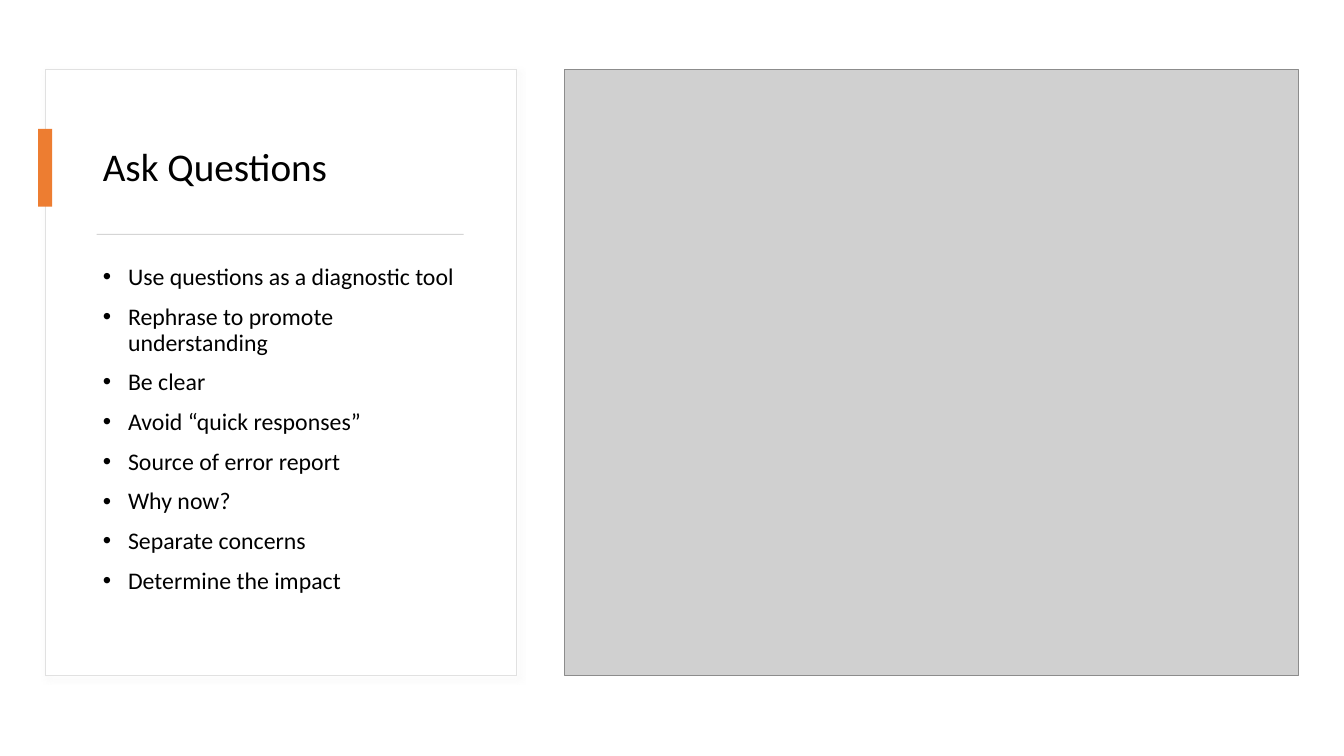
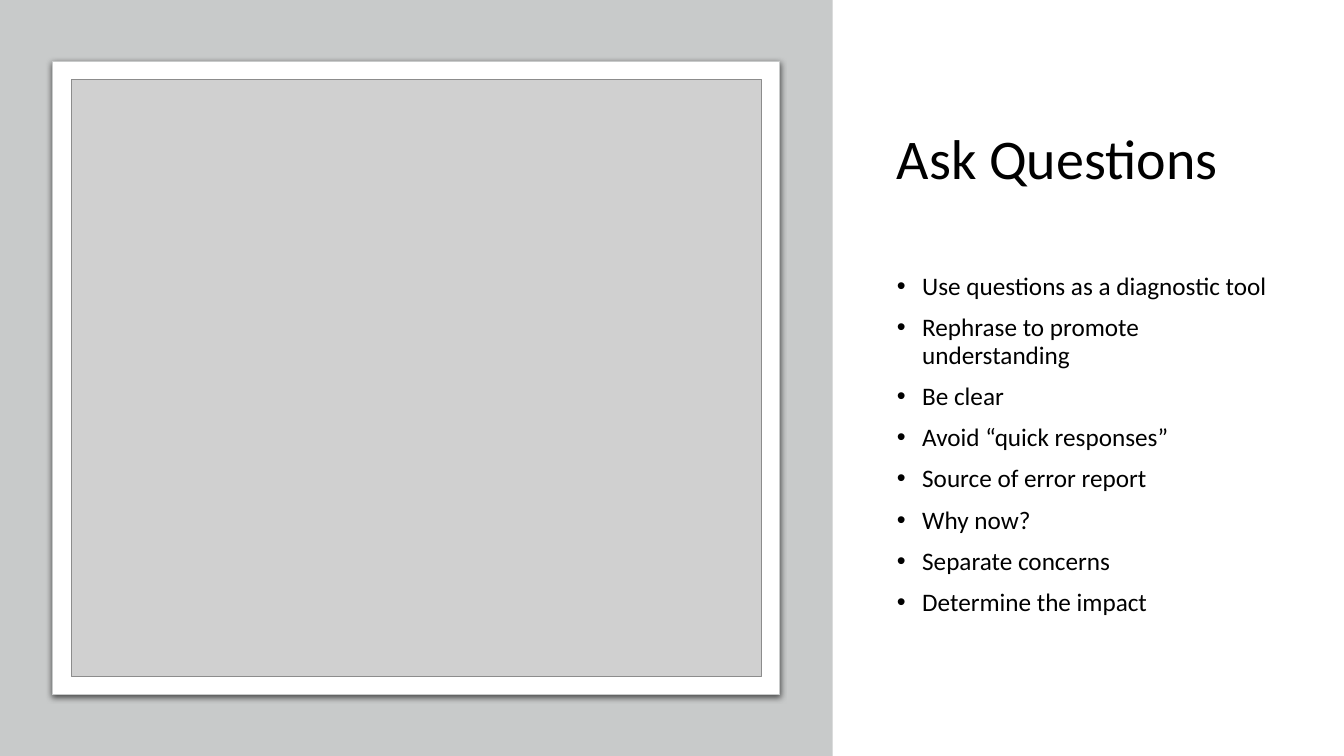
Before and after one commit to qbalsdon/qbalsdon.github.io, a slide deck: slide 5 of presentations/prod_support.pptx (slide 4 before the commit). Drawn at 1344x756 pixels with LibreOffice and Linux fonts; fonts in the diff are those of the drawing; grey boxes stand for pictures. Boxes give left, top, right and bottom in pixels: in the first picture for what was removed or moved away, otherwise in the second. Text is boxed around its words. In the diff, an @@ line names an element or a change of style, - is before the commit and + after.

```diff
--- a/presentations/prod_support.pptx
+++ b/presentations/prod_support.pptx
@@ rectangle added at (0,0,833,756), fill #C8CACA @@
@@ rectangle removed at (45,70,517,676) @@
@@ rounded rectangle added at (52,62,779,695), fill #FFFFFF, outline #C8CACA 0.75 pt @@
@@ picture: place and size @@
-picture at (565,70,1299,676)
+picture at (71,80,761,677)
@@ title "Ask Questions": place and size @@
-title "Ask Questions" at (103,153,327,187)
+title "Ask Questions" at (897,140,1217,187)
@@ title "Ask Questions" at (897,140,1217,187): size 28 to 40 pt @@
@@ rectangle removed at (38,129,52,207) @@
@@ rectangle removed at (97,234,464,235) @@
@@ text "Use questions as a diagnostic ...": place and size @@
-text "Use questions as a diagnostic ..." at (128,268,453,593)
+text "Use questions as a diagnostic ..." at (922,277,1267,615)
@@ text "Use questions as a diagnostic ..." at (922,277,1267,615): size 17 to 18 pt @@
```
Also in this commit, not shown: 1 other slide changed, 1 slide added, 28 other files.
